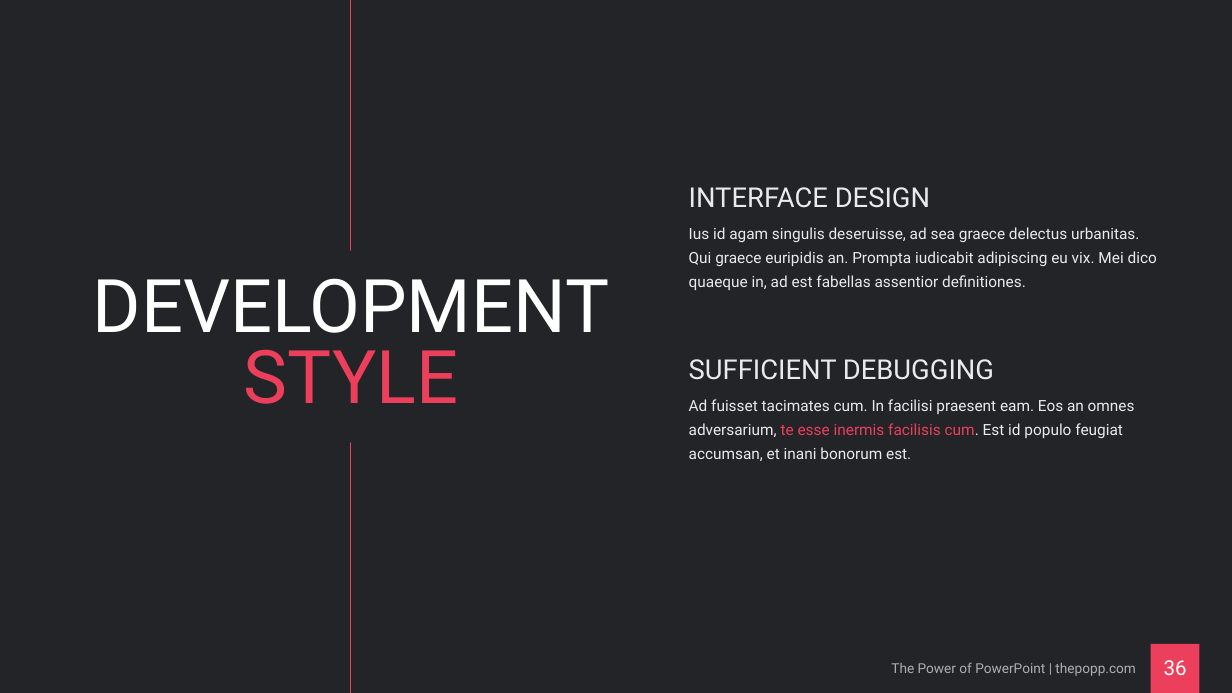
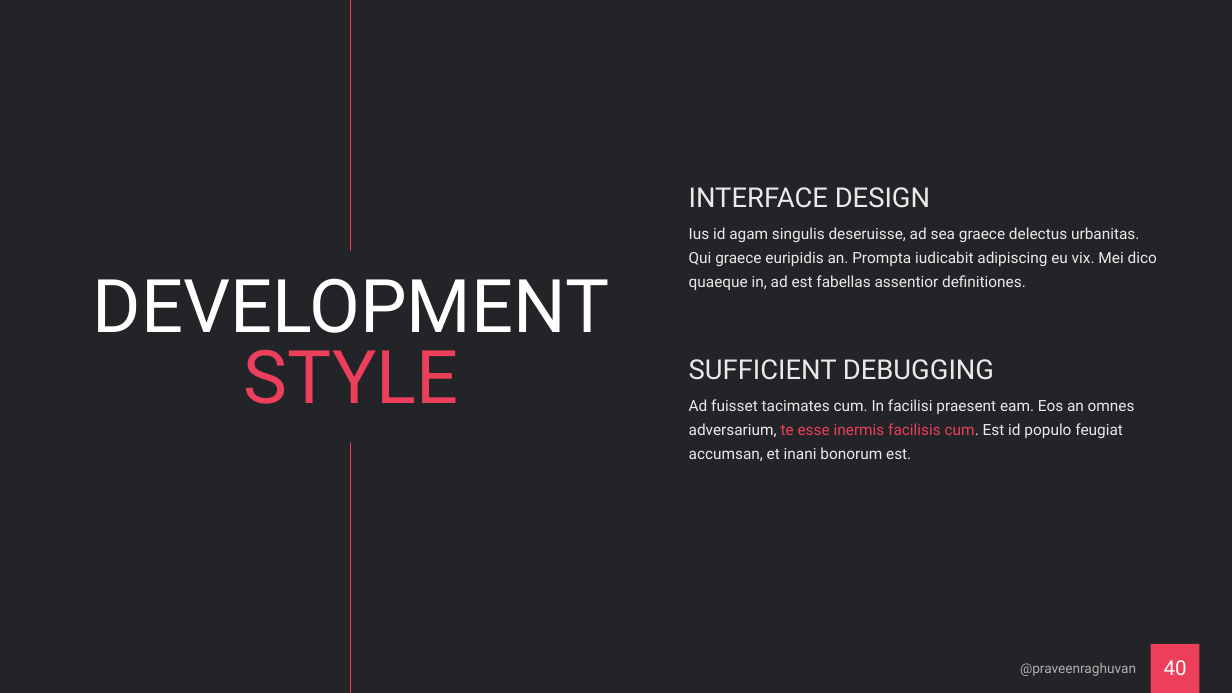
Before and after one commit to praveenraghuvanshi/tech-sessions, a slide deck: slide 40 of drafts/Orleans/ppt/Orleans_draft.pptx (slide 36 before the commit). Drawn at 1232x693 pixels with LibreOffice and Linux fonts; fonts in the diff are those of the drawing. Boxes give left, top, right and bottom in pixels: in the first picture for what was removed or moved away, otherwise in the second. Text is boxed around its words. In the diff, an @@ line names an element or a change of style, - is before the commit and + after.

```diff
--- a/drafts/Orleans/ppt/Orleans_draft.pptx
+++ b/drafts/Orleans/ppt/Orleans_draft.pptx
@@ text at <box>1020,663,1136,676</box>: text changed @@
-The Power of PowerPoint | thepopp.com
+@praveenraghuvan
@@ page number at <box>1164,660,1187,675</box>: text changed @@
-36
+40
```
Also in this commit, not shown: 55 other slides changed, 4 slides added, 3 other files.
